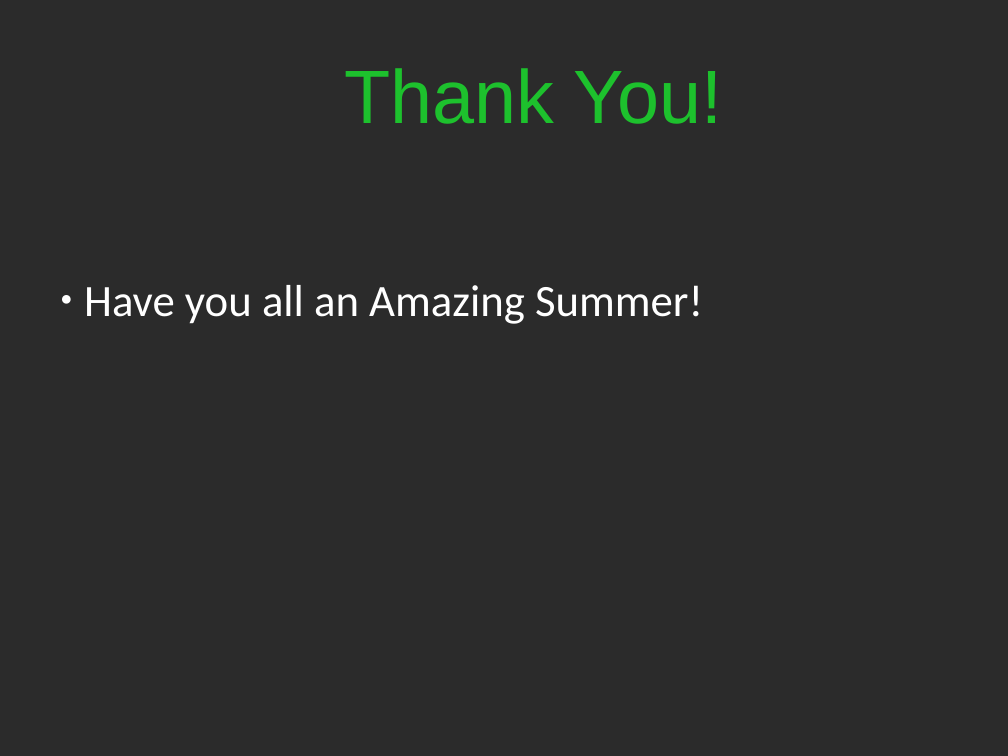
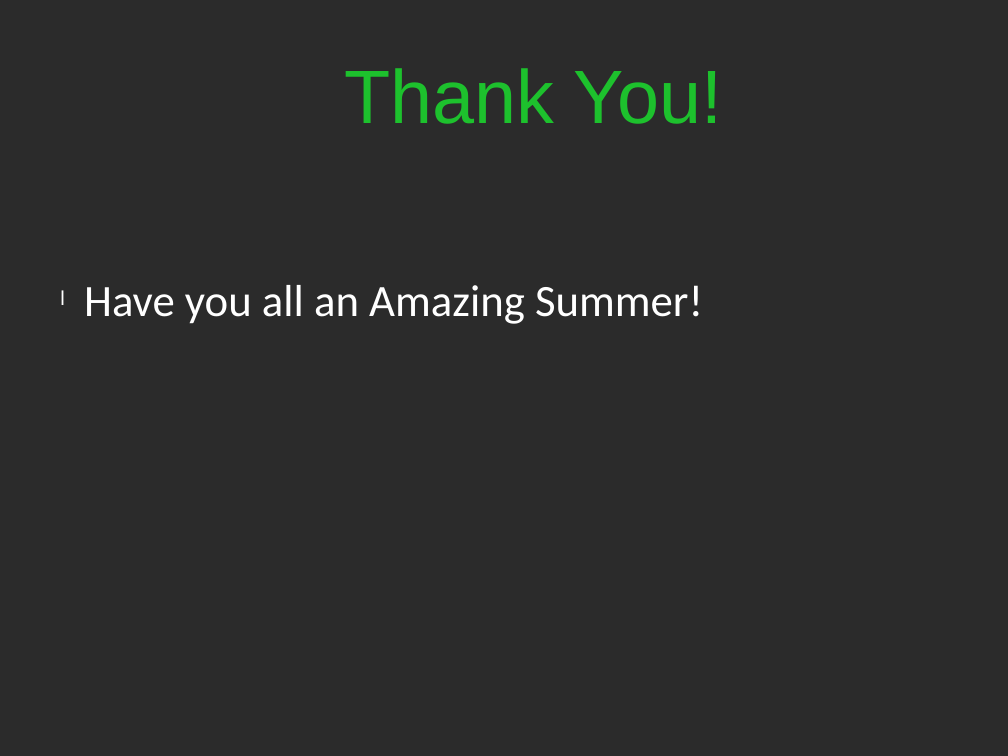
Before and after one commit to lhumphreys/TriviaMaze, a slide deck: slide 11 of TriviaMazePresentation.pptx (slide 10 before the commit). Drawn at 1008x756 pixels with LibreOffice and Linux fonts; fonts in the diff are those of the drawing; background and template pictures are left out; a plain dark background stands for a picture behind light text. Boxes give left, top, right and bottom in pixels: in the first picture for what was removed or moved away, otherwise in the second. Text is boxed around its words. In the diff, an @@ line names an element or a change of style, - is before the commit and + after.

```diff
--- a/TriviaMazePresentation.pptx
+++ b/TriviaMazePresentation.pptx
@@ text "Have you all an Amazing ..." at box(84, 285, 703, 324): bullet ● to l @@
```
Also in this commit, not shown: 2 other slides changed, 1 slide added, 1 other file.
